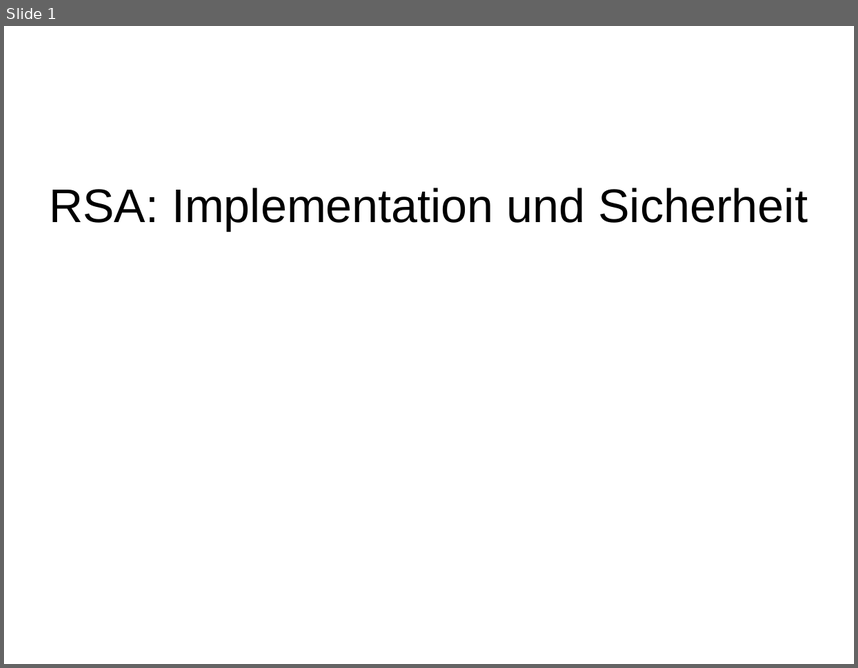
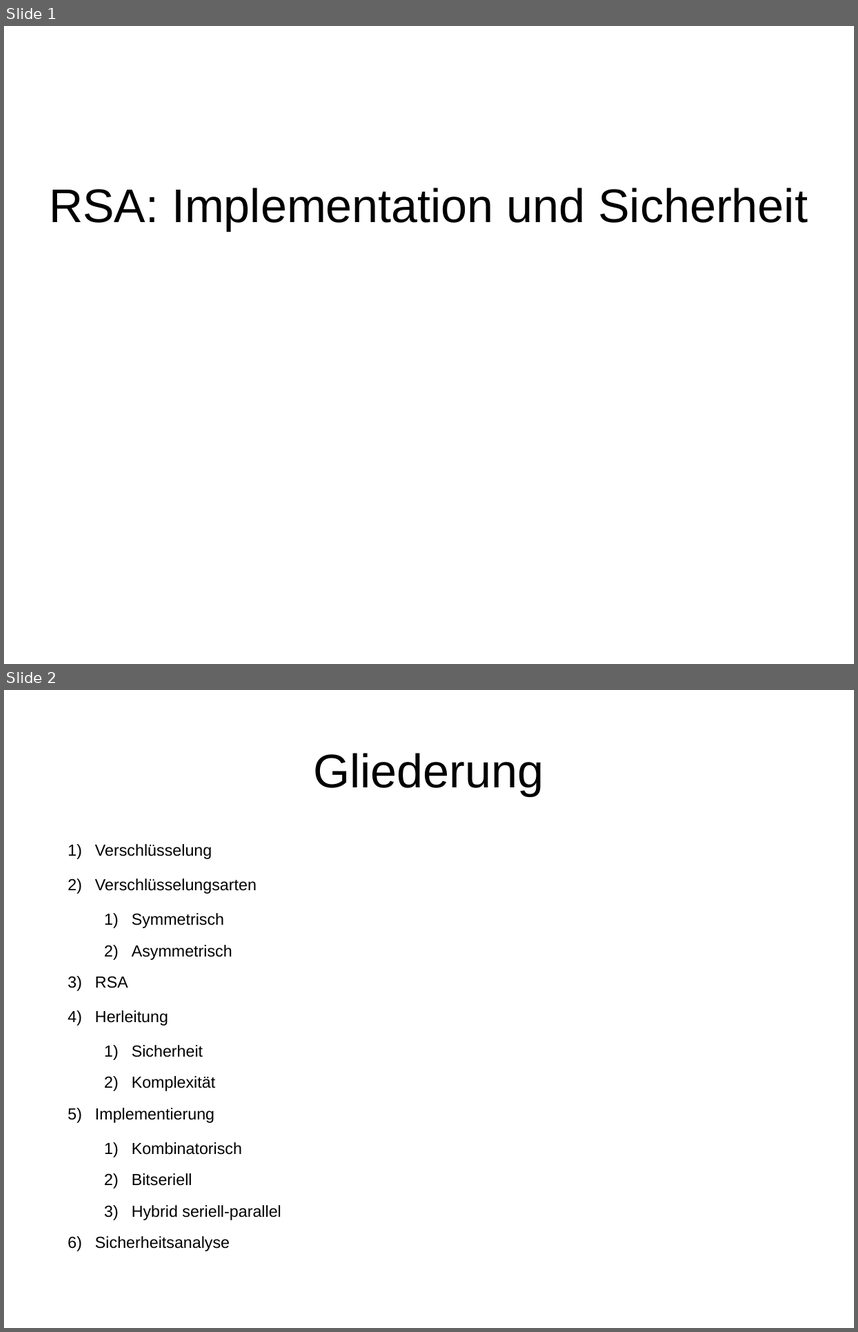
Before and after one commit to stadler-tom/schreibzeug, a slide deck: Presentation/Hauptseminar_RSA.odp. Shown one above the other, each under a label of ours: slide 1 before the commit, slides 1 and 2 after it. The pictures are 858x668 and 858x1332 pixels, drawn with LibreOffice and Linux fonts; fonts in the diff are those of the drawing. Boxes give left, top, right and bottom in pixels: in the first picture for what was removed or moved away, otherwise in the second. Text is boxed around its words. In the diff, an @@ line names an element or a change of style, - is before the commit and + after.

```diff
--- a/Presentation/Hauptseminar_RSA.odp
+++ b/Presentation/Hauptseminar_RSA.odp
@@ slide 2 added at <box>4,690,854,1328</box>, background #FFFFFF @@
@@ title added at <box>313,753,544,796</box>, 44 pt, text #000000 @@
+Gliederung
@@ text added at <box>95,844,281,1251</box>, 15 pt, text #000000 @@
+1) Verschlüsselung
+2) Verschlüsselungsarten
+  1) Symmetrisch
+  2) Asymmetrisch
+3) RSA
+4) Herleitung
+  1) Sicherheit
+  2) Komplexität
+5) Implementierung
+  1) Kombinatorisch
+  2) Bitseriell
+  3) Hybrid seriell-parallel
+6) Sicherheitsanalyse
```
Also in this commit, not shown: 4 other slides added, 1 slide removed, 1 other file.
